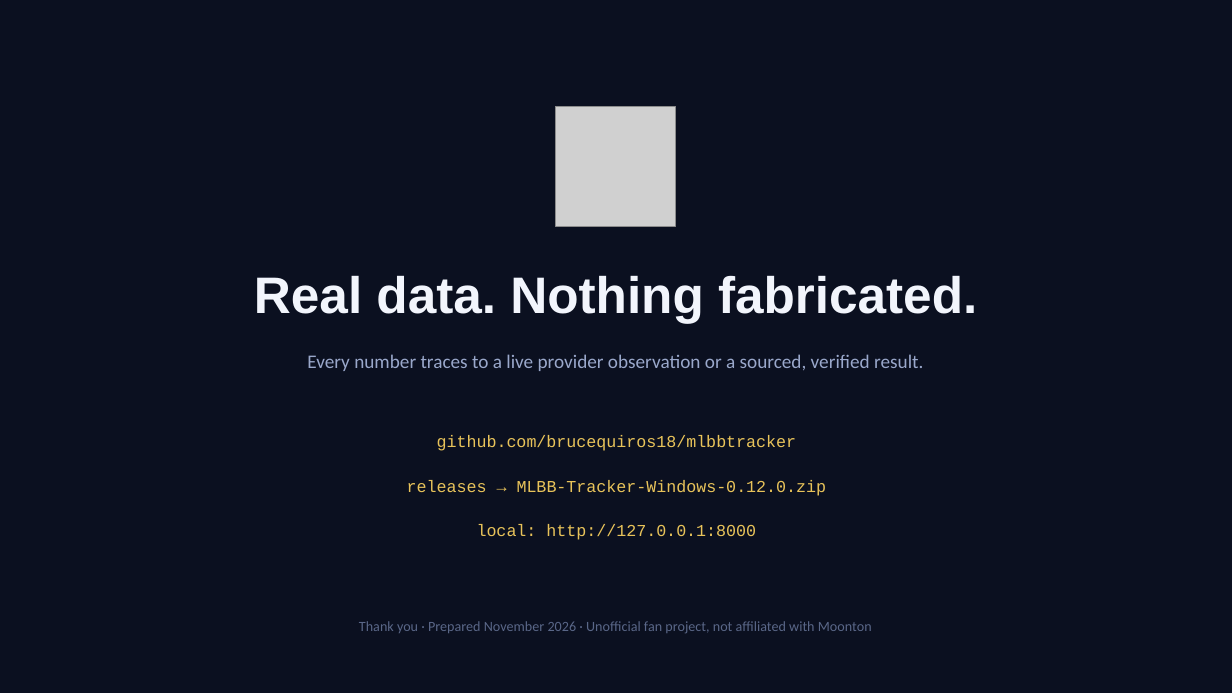
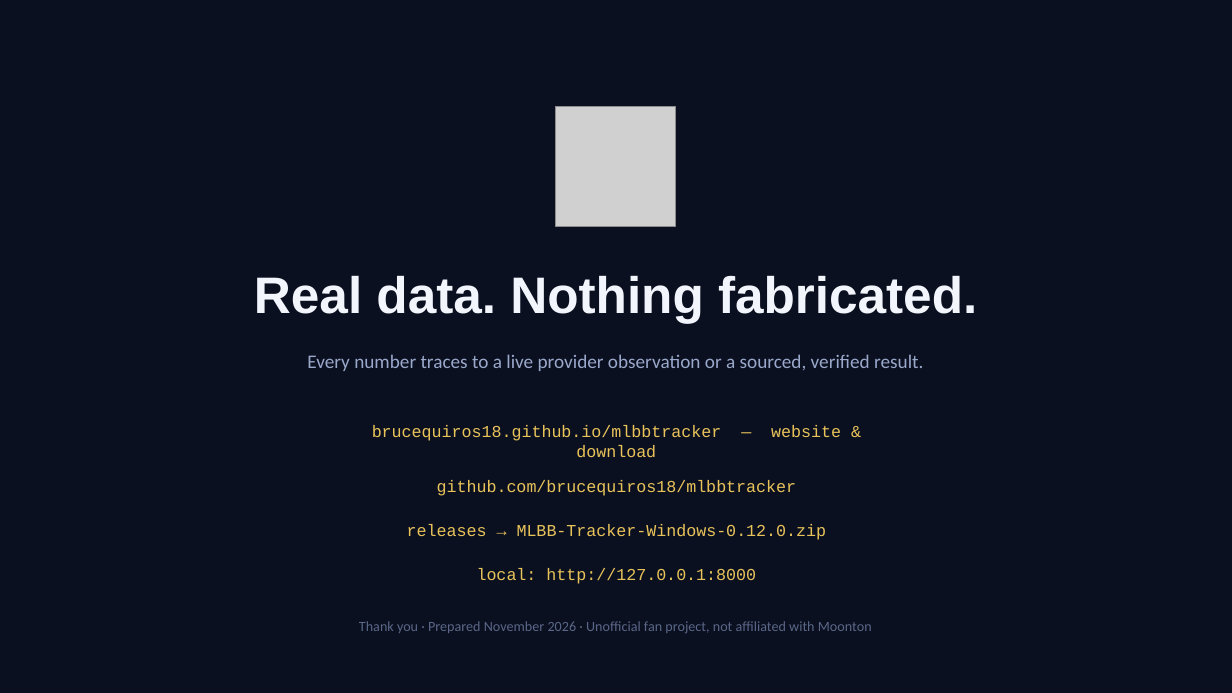
Before and after one commit to brucequiros18/mlbbtracker, a slide deck: slide 18 of docs/MLBB-Tracker-Presentation.pptx. Drawn at 1232x693 pixels with LibreOffice and Linux fonts; fonts in the diff are those of the drawing; grey boxes stand for pictures. Boxes give left, top, right and bottom in pixels: in the first picture for what was removed or moved away, otherwise in the second. Text is boxed around its words. In the diff, an @@ line names an element or a change of style, - is before the commit and + after.

```diff
--- a/docs/MLBB-Tracker-Presentation.pptx
+++ b/docs/MLBB-Tracker-Presentation.pptx
@@ text at (372,425,841,441): text changed @@
-github.com/brucequiros18/mlbbtracker
+brucequiros18.github.io/mlbbtracker — website & download
@@ text added at (437,480,797,496), 13 pt, text #E8C35A @@
+github.com/brucequiros18/mlbbtracker
@@ text "releases → MLBB-Tracker-Windows-0.12.0.zip": place and size @@
-text "releases → MLBB-Tracker-Windows-0.12.0.zip" at (407,480,827,496)
+text "releases → MLBB-Tracker-Windows-0.12.0.zip" at (407,524,827,540)
@@ text "local: http://127.0.0.1:8000": place and size @@
-text "local: http://127.0.0.1:8000" at (477,524,756,540)
+text "local: http://127.0.0.1:8000" at (477,568,756,584)
```
Also in this commit, not shown: 5 other slides changed.
